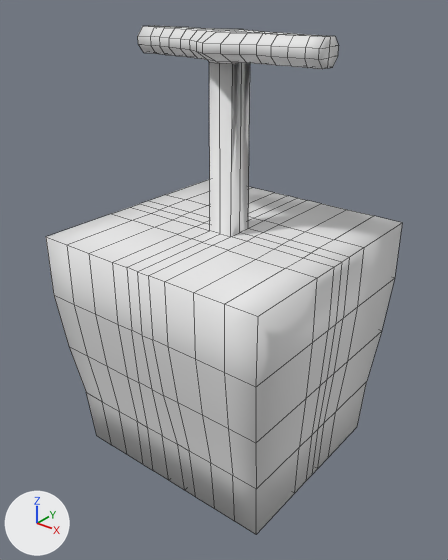
One commit to the Blender file resources/models/OBJDEMO.blend: the scene before it, then after it.
The view is the same before and after, from a camera (50 mm lens) standing at (2.83, -3.61, 3.78) and looking at (0.01, -0.08, 1.59). Arrows for +X, +Y and +Z are at lower left; the lights stay in place. Mesh edges are drawn as thin lines.

The scene before the commit, as lines of its bpy script (objects in view):
```python
me_cube_003 = bpy.data.meshes.new('Cube.003')
me_cube_003.from_pydata(...)  # 220 vertices, 204 faces; spans x 0.0..1.0, y -1.0..1.0, z -1.0..2.46
me_cube_003.polygons.foreach_set('use_smooth', [True] * 204)
ob_cube = bpy.data.objects.new('Cube', me_cube_003)
ob_cube.location = (0.0, 0.0, 1.0)
_m = ob_cube.modifiers.new('Mirror', 'MIRROR')
_m.use_clip = True
```
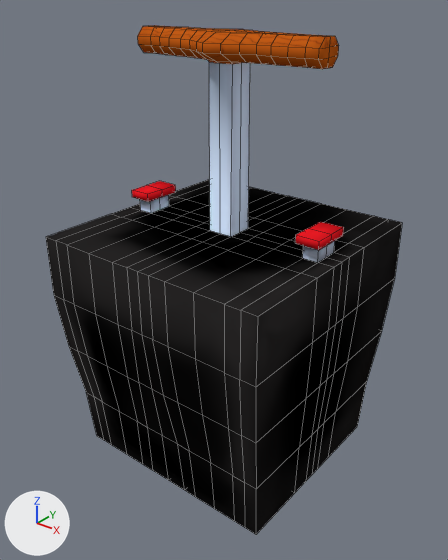
What differs and where, as boxes (x1, y1, x2, y2) in the pictures (448 x 560 px):
'Cube', reshaped, modifiers changed
    both: (46, 25, 402, 534)
part 1 of me_cube_003, built on
    before: (46, 179, 402, 534)
    after: (46, 25, 402, 534)
part 2 of me_cube_003, recoloured (grey to black)
    both: (138, 30, 402, 534)

Edits to the bpy script that builds the scene:
```text
Add img_detornatordiffusecolor:
    img_detornatordiffusecolor = load_image('DetornatorDiffuseColor', 'DetornatorDiffuseColor.png', 1024, 1024, 'sRGB')
Add mat_detornatordiffusecolor:
    mat_detornatordiffusecolor = diffuse_material('DetornatorDiffuseColor')
    mat_detornatordiffusecolor.texture = img_detornatordiffusecolor
Change me_cube_003:
    used by ob_cube; location = (0.0, 0.0, 1.0)
    remove me_cube_003.from_pydata(...)  # 220 vertices, 204 faces; spans x 0.0..1.0, y -1.0..1.0, z -1.0..2.46
    add me_cube_003.from_pydata(...)  # 486 vertices, 484 faces; spans x -1.0..1.0, y -1.0..1.0, z -1.0..2.46
    me_cube_003 part 1
    98 faces are deleted
    107 vertices are added at x -0.97..0.91, y -1.0..1.0, z -1.0..2.46
    14 new vertices lie (-0.1, 0.0, 0.0) away from vertices in x 0.0..0.9, y -1.0..1.0, z -1.0..2.46
    10 new vertices lie (-0.12, 0.0, 0.0) away from vertices in x -0.1..1.0, y -1.0..1.0, z 0.0..2.46
    8 new vertices lie (-0.15, 0.0, 0.0) away from vertices in x -0.1..0.0, y -1.0..1.0, z -1.0..1.0
    6 new vertices lie (-0.25, 0.0, 0.0) away from vertices in x -0.25, y -1.0..1.0, z 1.0
    6 new vertices lie (-0.25, 0.0, 0.0) away from vertices in x -0.5, y -1.0..1.0, z 1.0
    12 new vertices lie (-0.13, 0.0, 0.0) away from vertices in x -0.75..1.0, y -1.0..1.0, z -1.0..1.0
    10 new vertices lie (0.0, 0.0, 0.11) away from vertices in x -0.88..0.88, y -0.11..0.11, z 1.0
    7 new vertices lie (0.0, -0.11, 0.0) away from vertices in x -0.88..-0.1, y 0.11, z 1.0..1.11
    7 new vertices lie (-0.12, 0.0, 0.0) away from vertices in x -0.88, y -1.0..1.0, z 1.0
    13 new vertices lie (0.0, 0.0, -0.5) away from vertices in x -1.0..-0.25, y -1.0..1.0, z 1.0
    5 new vertices lie (-0.14, 0.0, 0.0) away from vertices in x -0.13..0.0, y -0.94..0.94, z -1.0..0.0
    5 new vertices lie (-0.11, 0.0, 0.0) away from vertices in x -0.22..0.93, y -1.0..1.0, z -0.5..2.46
    27 new vertices lie (0.0, 0.0, 0.07) away from vertices in x -0.91..0.91, y -0.23..0.23, z 1.12..2.33
    5 new vertices lie (0.11, 0.0, 0.0) away from vertices in x -0.78..-0.44, y -0.08..0.08, z 2.27..2.46
    7 new vertices lie (0.1, 0.0, 0.0) away from vertices in x -0.9, y -0.81..0.81, z -1.0
    7 new vertices lie (0.1, 0.0, 0.0) away from vertices in x -0.8, y -0.81..0.81, z -1.0
    5 new vertices lie (0.2, 0.0, 0.0) away from vertices in x -0.7, y -0.81..0.81, z -1.0
    5 new vertices lie (0.12, 0.0, 0.0) away from vertices in x -0.97..-0.22, y -0.94..0.94, z -1.0..2.27
    378 new faces join them
    me_cube_003 part 2: 184 faces spanning x 0.0..1.0, y -1.0..1.0, z -1.0..2.46 switch from no material to mat_detornatordiffusecolor (picture img_detornatordiffusecolor)
Change ob_cube:
    remove _m = ob_cube.modifiers.new('Mirror', 'MIRROR')
    remove _m.use_clip = True
```
